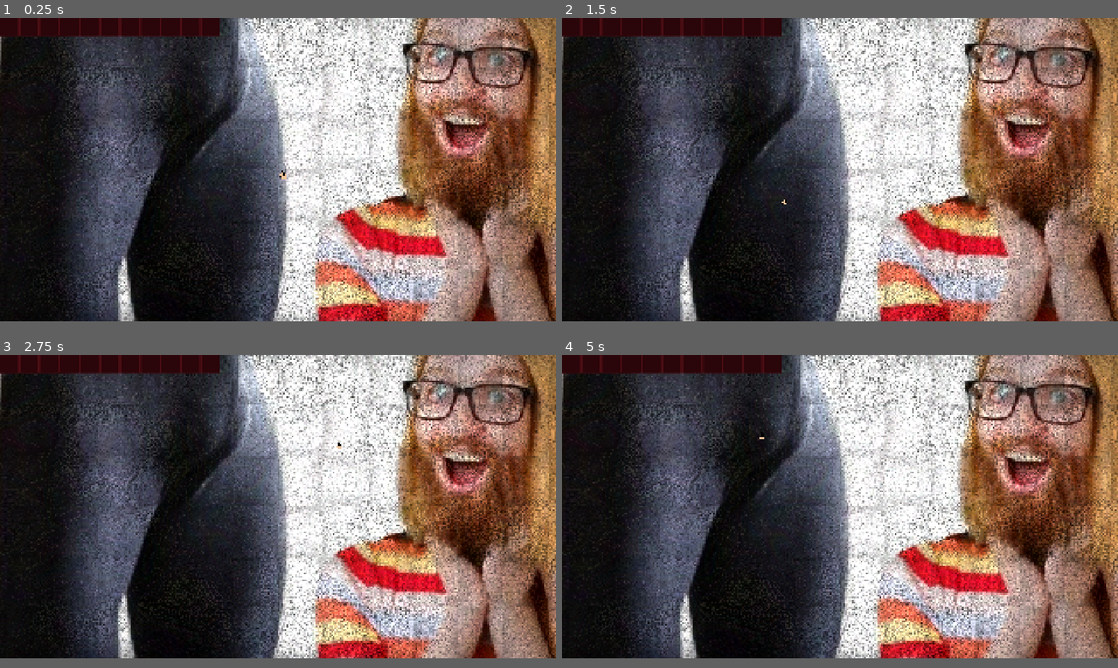
Above: before the commit, frames 1-4 (two rows, left to right).
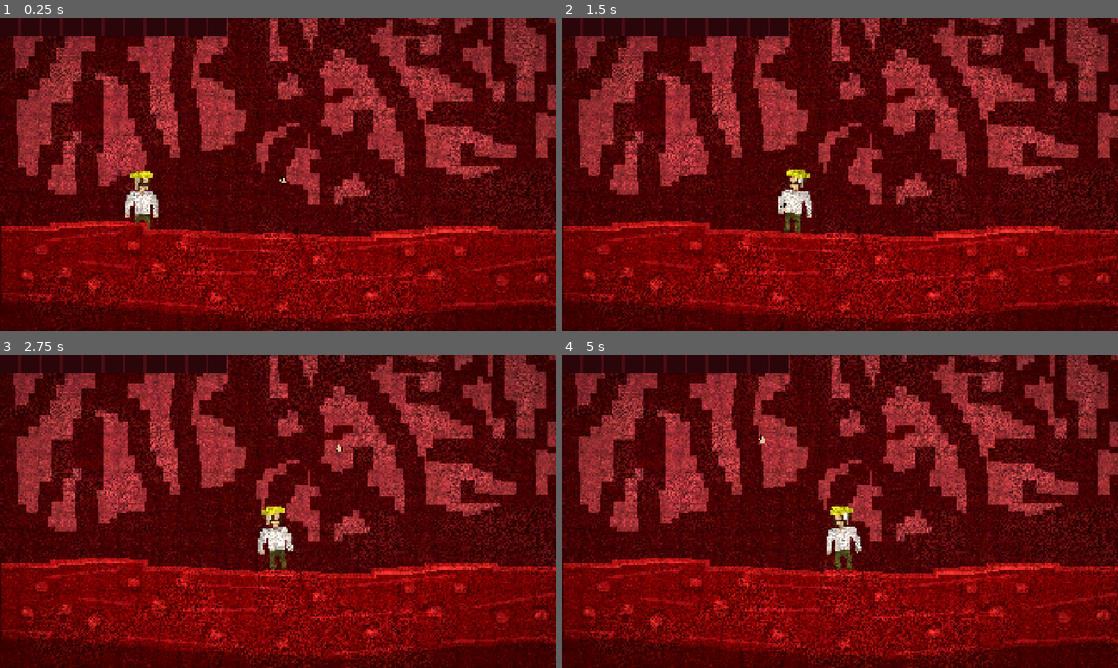
Above: after the commit, the same moments.

Repository: Uther871/kryvokray
Game: Godot game, scene res://levels/level_1.tscn
The game is run twice, just before and just after one commit, with the same random seed, the same clock (stepped at 60 frames per second) and the same inputs.
Inputs (mouse positions are in pixels of both pictures, inside the frame that each line leads up to):
- Up to frame 1 (0.25 s): no input
- Up to frame 2 (1.5 s): tap Enter at 0.5 s; drag from (845, 218) to (895, 102) at 0.52 s; drag from (728, 183) to (878, 218) at 1.27 s
- Up to frame 3 (2.75 s): move the mouse to (333, 439) at 2.02 s; click (333, 439) at 2.17 s
- Up to frame 4 (5 s): drag from (812, 567) to (673, 461) at 2.77 s; tap Space at 3.5 s; move the mouse to (1006, 552) at 3.52 s; click (1006, 552) at 3.67 s; drag from (673, 461) to (756, 430) at 4.27 s
In our replay, the window is 800x436 before the commit and 800x450 after it. These sizes can differ from the game's own. Grey fills any space a smaller window leaves; there, only what the larger window draws over its background counts as a difference.

The runs differ from the first frame. In frame 1, 94% of the frame differs, in the area x 0-100%, y 0-100%; in frame 2, 94%; in frame 3, 94%; in frame 4, 94%.

Commit message:
WIP: hover highlight, swamp zone, plank spawn (not working yet)

Diff:
--- /dev/null
+++ b/default_bus_layout.tres
@@ -0,0 +1,4 @@
+[gd_resource type="AudioBusLayout" format=3 uid="uid://ce8hk6rfhgdkb"]
+
+[resource]
+bus/0/volume_db = 0.0694828
--- /dev/null
+++ b/fx/river.gdshader
@@ -0,0 +1,31 @@
+shader_type canvas_item;
+
+// Річка «в глибину»: вгорі далеко (вужча, темніша), внизу близько (ширша, світліша).
+uniform float far_width : hint_range(0.2, 1.0) = 0.55;   // ширина річки вгорі відносно низу
+uniform float far_fog : hint_range(0.0, 1.0) = 0.55;     // наскільки темніє вдалині
+uniform vec4 fog_color : source_color = vec4(0.12, 0.01, 0.02, 1.0);
+uniform float flow_speed = 1.6;                          // швидкість течії
+uniform float ripple_strength : hint_range(0.0, 0.6) = 0.22;
+uniform float bank_shade : hint_range(0.0, 1.0) = 0.45;  // затемнення біля берегів
+
+void fragment() {
+	float v = UV.y;                                      // 0 вгорі, 1 внизу
+	float depth = mix(far_width, 1.0, pow(v, 0.8));      // масштаб за перспективою
+	float src_u = (UV.x - 0.5) / depth + 0.5;
+	if (src_u < 0.0 || src_u > 1.0) {
+		COLOR = vec4(0.0);
+	} else {
+		vec4 tex = texture(TEXTURE, vec2(src_u, v));
+		// Хвилі: смуги, що біжать до глядача, ближче — ширші
+		float z = 1.0 / mix(0.25, 1.0, v);
+		float wave = sin(z * 14.0 - TIME * flow_speed) * 0.5 + 0.5;
+		wave *= sin(src_u * 9.0 + z * 3.0 - TIME * 0.6) * 0.5 + 0.5;
+		vec3 col = tex.rgb * (1.0 + (wave - 0.35) * ripple_strength);
+		// Береги затемнені — видно, що русло заглиблене
+		float edge = abs(src_u - 0.5) * 2.0;
+		col *= 1.0 - bank_shade * smoothstep(0.55, 1.0, edge);
+		// Туман дальнього плану
+		col = mix(col, fog_color.rgb, far_fog * (1.0 - v) * (1.0 - v));
+		COLOR = vec4(col, tex.a) * COLOR;
+	}
+}
--- a/game.gd
+++ b/game.gd
@@ -2,9 +2,25 @@
 
 signal flag_set(id: StringName)
 
+const FADE_TIME := 0.3
+
+var flags := {}
 var data := {}
-var flags := {}
 var next_spawn_x := -1.0
+
+var _fade: ColorRect
+var _busy := false
+
+func _ready() -> void:
+	var layer := CanvasLayer.new()
+	layer.layer = 90
+	add_child(layer)
+	_fade = ColorRect.new()
+	_fade.color = Color.BLACK
+	_fade.mouse_filter = Control.MOUSE_FILTER_IGNORE
+	_fade.modulate.a = 0.0
+	layer.add_child(_fade)
+	_fade.set_anchors_and_offsets_preset(Control.PRESET_FULL_RECT)
 
 func set_flag(id: StringName) -> void:
 	if flags.get(id, false):
@@ -16,5 +32,17 @@
 	return flags.get(id, false)
 
 func go_to(scene_path: String, spawn_x := -1.0) -> void:
+	if _busy:
+		return
+	_busy = true
 	next_spawn_x = spawn_x
+	var tw := create_tween()
+	tw.tween_property(_fade, "modulate:a", 1.0, FADE_TIME)
+	await tw.finished
 	get_tree().change_scene_to_file(scene_path)
+	await get_tree().process_frame
+	await get_tree().process_frame
+	tw = create_tween()
+	tw.tween_property(_fade, "modulate:a", 0.0, FADE_TIME)
+	await tw.finished
+	_busy = false
--- a/items/interactable.gd
+++ b/items/interactable.gd
@@ -1,3 +1,4 @@
+@tool
 extends Area2D
 
 signal used
@@ -5,12 +6,21 @@
 @export var required_item: ItemData
 @export var stop_distance := 150.0
 @export var result_texture: Texture2D
+@export var result_offset := Vector2.ZERO
+@export var result_scale := Vector2.ONE
 @export var sets_flag: StringName = &""
 @export var invisible_zone := false
 @export var spawn_scene: PackedScene
 @export var spawn_item: ItemData
+@export var spawn_scale := 4.0
 @export var highlight_target: CanvasItem
 @export var hover_strength := 1.35
+## Розмір зони кліку в пікселях. (0,0) = лишити форму із заготовки.
+@export var zone_size := Vector2.ZERO:
+	set(value):
+		zone_size = value
+		if is_node_ready():
+			_apply_zone()
 
 @onready var sprite: Sprite2D = get_node_or_null("Sprite2D")
 
@@ -19,6 +29,11 @@
 var _drop_pos := Vector2.ZERO
 
 func _ready() -> void:
+	_apply_zone()
+	if Engine.is_editor_hint():
+		return
+	# Зона лише приймає предмети (перетягування), кліки не ловить
+	input_pickable = false
 	var scene_path := owner.scene_file_path if owner else ""
 	_flag = StringName("used/%s/%s" % [scene_path, name])
 	if sprite and invisible_zone:
@@ -31,6 +46,16 @@
 		return
 	var target: CanvasItem = highlight_target if highlight_target else sprite
 	HoverFX.register(self, target, hover_strength)
+
+func _apply_zone() -> void:
+	if zone_size == Vector2.ZERO:
+		return
+	var cs := get_node_or_null("CollisionShape2D") as CollisionShape2D
+	if cs == null:
+		return
+	var rect := RectangleShape2D.new()
+	rect.size = zone_size
+	cs.shape = rect
 
 func use_item(item: ItemData) -> bool:
 	if _done or required_item == null or item.id != required_item.id:
@@ -59,17 +84,22 @@
 func _spawn(pos: Vector2, animate: bool) -> void:
 	var p = spawn_scene.instantiate()
 	p.item = spawn_item
+	p.world_scale = spawn_scale
 	p.persistent_id = StringName("spawned/%s" % _flag)
 	get_parent().add_child(p)
 	p.global_position = pos
 	if animate:
-		p.global_position = pos + Vector2(0, 40)
+		p.global_position = pos + Vector2(0, 220)
 		p.modulate.a = 0.0
+		p.scale = Vector2(0.3, 0.3)
 		var tw = p.create_tween().set_parallel(true)
-		tw.tween_property(p, "global_position", pos, 0.6).set_trans(Tween.TRANS_SINE).set_ease(Tween.EASE_OUT)
-		tw.tween_property(p, "modulate:a", 1.0, 0.6)
+		tw.tween_property(p, "global_position", pos, 1.1).set_trans(Tween.TRANS_BACK).set_ease(Tween.EASE_OUT)
+		tw.tween_property(p, "scale", Vector2.ONE, 1.1).set_trans(Tween.TRANS_BACK).set_ease(Tween.EASE_OUT)
+		tw.tween_property(p, "modulate:a", 1.0, 0.8)
 
 func _apply_result() -> void:
 	if sprite and result_texture:
 		sprite.texture = result_texture
+		sprite.position = result_offset
+		sprite.scale = result_scale
 		sprite.visible = true
--- a/items/interactable.tscn
+++ b/items/interactable.tscn
@@ -5,14 +5,10 @@
 [sub_resource type="RectangleShape2D" id="RectangleShape2D_sa2ql"]
 size = Vector2(128, 128)
 
-[node name="Interactable" type="Area2D" unique_id=1697387096]
+[node name="Interactable" type="Area2D"]
 script = ExtResource("1_jcy0q")
-stop_distance = null
-sets_flag = null
-invisible_zone = null
 
-[node name="Sprite2D" type="Sprite2D" parent="." unique_id=766996812]
+[node name="Sprite2D" type="Sprite2D" parent="."]
 
-[node name="CollisionShape2D" type="CollisionShape2D" parent="." unique_id=399753908]
-position = Vector2(-0.5, 0)
+[node name="CollisionShape2D" type="CollisionShape2D" parent="."]
 shape = SubResource("RectangleShape2D_sa2ql")
--- a/items/pickup.gd
+++ b/items/pickup.gd
@@ -4,6 +4,11 @@
 @export var item: ItemData:
 	set(value):
 		item = value
+		if is_node_ready():
+			_update_sprite()
+@export var world_scale := 4.0:
+	set(value):
+		world_scale = value
 		if is_node_ready():
 			_update_sprite()
 @export var stop_distance := 150.0
@@ -30,9 +35,25 @@
 	HoverFX.register(self, get_node_or_null("Sprite2D"))
 
 func _update_sprite() -> void:
-	var s := get_node_or_null("Sprite2D")
-	if s and item:
-		s.texture = item.icon
+	var s := get_node_or_null("Sprite2D") as Sprite2D
+	if s == null:
+		return
+	s.scale = Vector2.ONE * world_scale
+	if item == null or item.icon == null:
+		return
+	s.texture = item.icon
+	# Зона кліку підганяється під справжні (непрозорі) пікселі іконки
+	var cs := get_node_or_null("CollisionShape2D") as CollisionShape2D
+	var img := item.icon.get_image()
+	if cs == null or img == null:
+		return
+	var r := img.get_used_rect()
+	if r.size == Vector2i.ZERO:
+		return
+	var rect := RectangleShape2D.new()
+	rect.size = Vector2(r.size) * world_scale + Vector2(32, 32)
+	cs.shape = rect
+	cs.position = (Vector2(r.position) + Vector2(r.size) / 2.0 - Vector2(img.get_size()) / 2.0) * world_scale
 
 func _on_flag_set(id: StringName) -> void:
 	if id == requires_flag:
@@ -44,6 +65,7 @@
 
 func _input_event(_viewport, event, _shape_idx) -> void:
 	if event is InputEventMouseButton and event.pressed and event.button_index == MOUSE_BUTTON_LEFT:
+		print("[pickup ", name, "] клік, предмет: ", item.id if item else "НЕМАЄ")
 		var player = get_tree().get_first_node_in_group("player")
 		if player:
 			player.walk_to(global_position.x, _pick_up, stop_distance)
@@ -51,6 +73,10 @@
 			_pick_up()
 
 func _pick_up() -> void:
-	if Inventory.add_item(item):
+	var ok: bool = Inventory.add_item(item)
+	print("[pickup ", name, "] додано в інвентар: ", ok)
+	if ok:
 		Game.set_flag(_flag)
 		queue_free()
+	else:
+		push_warning("Інвентар повний: %s лишається на місці" % item.id)
--- a/items/pickup.tscn
+++ b/items/pickup.tscn
@@ -3,7 +3,7 @@
 [ext_resource type="Script" uid="uid://dbpksq6rtn6vm" path="res://items/pickup.gd" id="1_iqk3k"]
 
 [sub_resource type="RectangleShape2D" id="RectangleShape2D_sa2ql"]
-size = Vector2(64, 64)
+size = Vector2(128, 128)
 
 [node name="pickup" type="Area2D" unique_id=1572774210]
 script = ExtResource("1_iqk3k")
--- a/levels/chechek.gd
+++ b/levels/chechek.gd
@@ -3,6 +3,8 @@
 @export var speed := 500.0
 @export var min_x := 100.0
 @export var max_x := 1750.0
+@export var unlock_flag: StringName = &""
+@export var unlocked_min_x := 100.0
 
 @export_group("Качання")
 @export var sway_angle_deg := 5.0
@@ -18,8 +20,20 @@
 
 func _ready() -> void:
 	add_to_group("player")
+	if Game.next_spawn_x >= 0.0:
+		position.x = Game.next_spawn_x
+		Game.next_spawn_x = -1.0
 	target_x = position.x
 	_base_offset = sprite.offset
+	if unlock_flag != &"":
+		if Game.has_flag(unlock_flag):
+			min_x = unlocked_min_x
+		else:
+			Game.flag_set.connect(_on_flag_set)
+
+func _on_flag_set(id: StringName) -> void:
+	if id == unlock_flag:
+		min_x = unlocked_min_x
 
 func walk_to(x: float, on_arrive: Callable = Callable(), stop_distance := 0.0) -> void:
 	var dx := x - position.x
--- a/levels/exit.gd
+++ b/levels/exit.gd
@@ -0,0 +1,31 @@
+extends Area2D
+
+@export_file("*.tscn") var target_scene := ""
+@export var spawn_x := -1.0
+@export var stop_distance := 0.0
+@export var requires_flag: StringName = &""
+
+func _ready() -> void:
+	if requires_flag != &"" and not Game.has_flag(requires_flag):
+		_set_active(false)
+		Game.flag_set.connect(_on_flag_set)
+
+func _on_flag_set(id: StringName) -> void:
+	if id == requires_flag:
+		_set_active(true)
+
+func _set_active(on: bool) -> void:
+	visible = on
+	input_pickable = on
+
+func _input_event(_viewport, event, _shape_idx) -> void:
+	if event is InputEventMouseButton and event.pressed and event.button_index == MOUSE_BUTTON_LEFT:
+		var player = get_tree().get_first_node_in_group("player")
+		if player:
+			player.walk_to(global_position.x, _go, stop_distance)
+		else:
+			_go()
+
+func _go() -> void:
+	if target_scene != "":
+		Game.go_to(target_scene, spawn_x)
--- a/levels/exit.tscn
+++ b/levels/exit.tscn
@@ -5,8 +5,8 @@
 [sub_resource type="RectangleShape2D" id="RectangleShape2D_sa2ql"]
 size = Vector2(150, 600)
 
-[node name="Exit" type="Area2D" unique_id=931959455]
+[node name="Exit" type="Area2D"]
+script = ExtResource("1_pqk8q")
 
-[node name="CollisionShape2D" type="CollisionShape2D" parent="." unique_id=1933073846]
+[node name="CollisionShape2D" type="CollisionShape2D" parent="."]
 shape = SubResource("RectangleShape2D_sa2ql")
-script = ExtResource("1_pqk8q")
--- a/levels/level_1.tscn
+++ b/levels/level_1.tscn
@@ -3,9 +3,8 @@
 [ext_resource type="Texture2D" uid="uid://bqdyp1384yyms" path="res://assets/background_lvl1.png" id="1_jirdo"]
 [ext_resource type="Texture2D" uid="uid://cwqq5wp2fv0mw" path="res://assets/CHechek.png" id="2_bt44k"]
 [ext_resource type="Script" uid="uid://elotoqivu4ys" path="res://levels/chechek.gd" id="2_kx6l7"]
-[ext_resource type="PackedScene" uid="uid://bokq17b5cfsv7" path="res://items/pickup.tscn" id="4_n46q3"]
-[ext_resource type="PackedScene" uid="uid://d1cl4wysqp75p" path="res://items/interactable.tscn" id="5_btoec"]
-[ext_resource type="Resource" uid="uid://dyh6kmwnt5dga" path="res://items/key.tres" id="5_gwceb"]
+
+[ext_resource type="PackedScene" uid="uid://crd52ln6gymk1" path="res://levels/exit.tscn" id="9_exit"]
 
 [node name="Level1" type="Node2D" unique_id=296662728]
 
@@ -36,10 +35,12 @@
 region_enabled = true
 region_rect = Rect2(1920, 0, 1924, 1080)
 
-[node name="Interactable" parent="." unique_id=1697387096 instance=ExtResource("5_btoec")]
-position = Vector2(1099, 714)
-required_item = ExtResource("5_gwceb")
+[node name="ExitLeft" parent="." instance=ExtResource("9_exit")]
+position = Vector2(75, 540)
+target_scene = "res://levels/level_1_left.tscn"
+spawn_x = 1750.0
 
-[node name="pickup" parent="." unique_id=1572774210 instance=ExtResource("4_n46q3")]
-position = Vector2(987, 713)
-item = ExtResource("5_gwceb")
+[node name="ExitRight" parent="." instance=ExtResource("9_exit")]
+position = Vector2(1845, 540)
+target_scene = "res://levels/level_1_right.tscn"
+spawn_x = 150.0
--- /dev/null
+++ b/levels/level_1_left.tscn
@@ -0,0 +1,84 @@
+[gd_scene format=3 uid="uid://c4gred35f601e"]
+
+[ext_resource type="Texture2D" uid="uid://1xh337ijo02q" path="res://assets/background_lvl1_river.png" id="1_bg"]
+[ext_resource type="Script" uid="uid://elotoqivu4ys" path="res://levels/chechek.gd" id="2_chechek"]
+[ext_resource type="Texture2D" uid="uid://cwqq5wp2fv0mw" path="res://assets/CHechek.png" id="3_chechek"]
+[ext_resource type="PackedScene" uid="uid://d1cl4wysqp75p" path="res://items/interactable.tscn" id="4_inter"]
+[ext_resource type="Resource" uid="uid://bfjhsu3r6r47o" path="res://items/plank.tres" id="5_plank"]
+[ext_resource type="Texture2D" uid="uid://s2nmdd5g7nyl" path="res://assets/peaceofwood.png" id="6_wood"]
+[ext_resource type="PackedScene" uid="uid://crd52ln6gymk1" path="res://levels/exit.tscn" id="7_exit"]
+[ext_resource type="Texture2D" uid="uid://nh3xfbg175a6" path="res://assets/river_strip.png" id="8_strip"]
+[ext_resource type="Shader" uid="uid://sjixqesdajf2" path="res://fx/river.gdshader" id="9_shader"]
+
+[sub_resource type="ShaderMaterial" id="ShaderMaterial_river"]
+shader = ExtResource("9_shader")
+shader_parameter/far_width = 0.55
+shader_parameter/far_fog = 0.55
+shader_parameter/fog_color = Color(0.12, 0.01, 0.02, 1)
+shader_parameter/flow_speed = 1.6
+shader_parameter/ripple_strength = 0.22
+shader_parameter/bank_shade = 0.45
+
+[node name="Level1Left" type="Node2D" unique_id=373685776]
+
+[node name="background" type="Sprite2D" parent="." unique_id=853265273]
+texture = ExtResource("1_bg")
+centered = false
+region_enabled = true
+region_rect = Rect2(0, 0, 1920, 1080)
+
+[node name="River" type="Sprite2D" parent="." unique_id=642493980]
+z_index = 1
+material = SubResource("ShaderMaterial_river")
+position = Vector2(-51, 0)
+scale = Vector2(1.1786668, 1)
+texture = ExtResource("8_strip")
+centered = false
+
+[node name="RiverZone" parent="." unique_id=1138254502 instance=ExtResource("4_inter")]
+z_index = 1
+position = Vector2(160, 540)
+required_item = ExtResource("5_plank")
+result_texture = ExtResource("6_wood")
+result_offset = Vector2(0, 230)
+result_scale = Vector2(10, 10)
+sets_flag = &"plank_used"
+invisible_zone = true
+zone_size = Vector2(340, 1080)
+
+[node name="Chechek" type="Node2D" parent="." unique_id=499101436]
+z_index = 11
+position = Vector2(1700, 740)
+script = ExtResource("2_chechek")
+min_x = 450.0
+unlock_flag = &"plank_used"
+
+[node name="Sprite2D" type="Sprite2D" parent="Chechek" unique_id=635877765]
+position = Vector2(102, -115)
+scale = Vector2(8.993, 9)
+texture = ExtResource("3_chechek")
+
+[node name="Camera2D" type="Camera2D" parent="Chechek/Sprite2D" unique_id=431955206]
+limit_left = 0
+limit_top = 0
+limit_right = 1920
+limit_bottom = 1080
+
+[node name="Swamp" type="Sprite2D" parent="." unique_id=84342171]
+position = Vector2(320, 0)
+texture = ExtResource("1_bg")
+centered = false
+region_enabled = true
+region_rect = Rect2(2240, 0, 1600, 1080)
+
+[node name="ExitLevel2" parent="." unique_id=835422719 instance=ExtResource("7_exit")]
+z_index = 12
+position = Vector2(160, 540)
+target_scene = "res://levels/level_2.tscn"
+requires_flag = &"plank_used"
+
+[node name="ExitBack" parent="." unique_id=501834405 instance=ExtResource("7_exit")]
+z_index = 12
+position = Vector2(1845, 540)
+target_scene = "res://levels/level_1.tscn"
+spawn_x = 150.0
--- a/levels/level_1_right.tscn
+++ b/levels/level_1_right.tscn
@@ -6,6 +6,8 @@
 [ext_resource type="PackedScene" uid="uid://d1cl4wysqp75p" path="res://items/interactable.tscn" id="4_dvyxu"]
 [ext_resource type="Resource" uid="uid://drkkmrqt45btp" path="res://items/shovel.tres" id="5_dtmw5"]
 [ext_resource type="PackedScene" uid="uid://bokq17b5cfsv7" path="res://items/pickup.tscn" id="6_c7op4"]
+[ext_resource type="Resource" uid="uid://bfjhsu3r6r47o" path="res://items/plank.tres" id="7_plank"]
+[ext_resource type="PackedScene" uid="uid://crd52ln6gymk1" path="res://levels/exit.tscn" id="8_exit"]
 
 [node name="Level1" type="Node2D" unique_id=296662728]
 
@@ -40,6 +42,18 @@
 position = Vector2(960, 723)
 item = ExtResource("5_dtmw5")
 
-[node name="SwampZone" parent="." unique_id=1697387096 instance=ExtResource("4_dvyxu")]
-position = Vector2(945, 933)
-scale = Vector2(30, 3)
+[node name="SwampZone" parent="." instance=ExtResource("4_dvyxu")]
+position = Vector2(960, 900)
+required_item = ExtResource("5_dtmw5")
+sets_flag = &"shovel_used"
+invisible_zone = true
+spawn_scene = ExtResource("6_c7op4")
+spawn_item = ExtResource("7_plank")
+spawn_scale = 9.0
+highlight_target = NodePath("../Swamp")
+zone_size = Vector2(1920, 360)
+
+[node name="ExitBack" parent="." instance=ExtResource("8_exit")]
+position = Vector2(75, 540)
+target_scene = "res://levels/level_1.tscn"
+spawn_x = 1750.0
--- /dev/null
+++ b/levels/level_2.tscn
@@ -0,0 +1,18 @@
+[gd_scene format=3]
+
+[node name="Level2" type="Node2D"]
+
+[node name="Bg" type="ColorRect" parent="."]
+offset_right = 1920.0
+offset_bottom = 1080.0
+mouse_filter = 2
+color = Color(0.12, 0.02, 0.03, 1)
+
+[node name="Label" type="Label" parent="."]
+offset_left = 560.0
+offset_top = 480.0
+offset_right = 1360.0
+offset_bottom = 600.0
+theme_override_font_sizes/font_size = 56
+text = "Рівень 2 (заглушка)"
+horizontal_alignment = 1
--- a/project.godot
+++ b/project.godot
@@ -25,7 +25,7 @@
 
 [display]
 
-window/size/viewport_width=1980
+window/size/viewport_width=1920
 window/size/viewport_height=1080
 window/stretch/mode="canvas_items"
 window/stretch/aspect="expand"
Binary file added: assets/river_strip.png
Not shown, added: assets/river_strip.png.import
Not shown, added: fx/river.gdshader.uid
